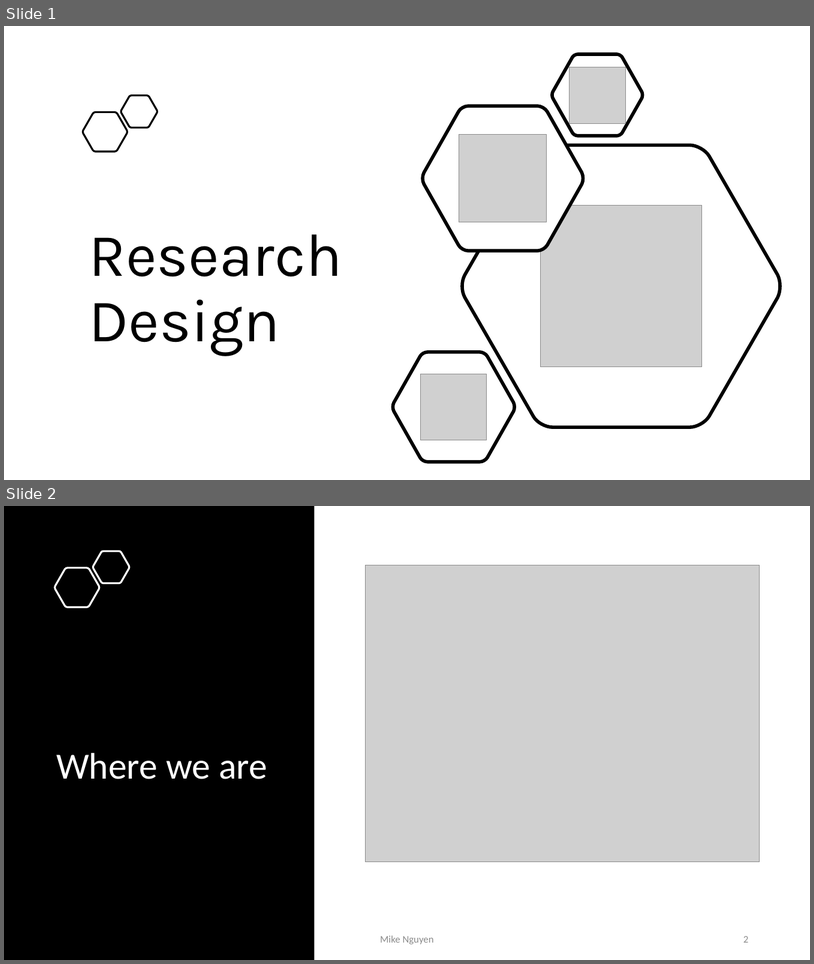
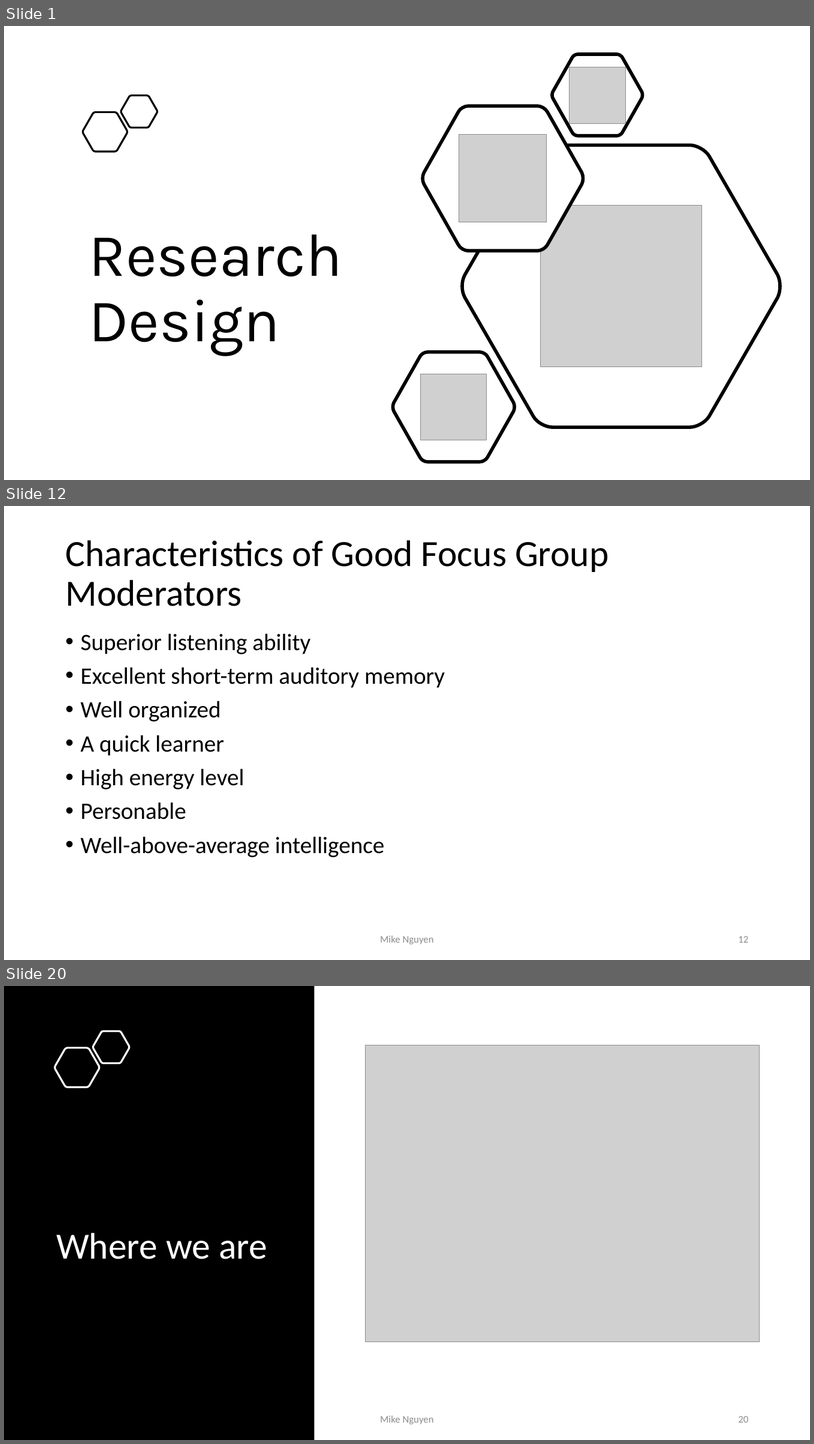
Before and after one commit to mikenguyen13/mar4050, a slide deck: lectures/2/Unit4_Research Design.pptx. Shown one above the other, each under a label of ours: slides 1 and 2 before the commit, slides 1, 12 and 20 after it; the slides between them are not shown. The pictures are 814x964 and 814x1444 pixels, drawn with LibreOffice and Linux fonts; fonts in the diff are those of the drawing; grey boxes stand for pictures. Boxes give left, top, right and bottom in pixels: in the first picture for what was removed or moved away, otherwise in the second. Text is boxed around its words. In the diff, an @@ line names an element or a change of style, - is before the commit and + after.

```diff
--- a/lectures/2/Unit4_Research Design.pptx
+++ b/lectures/2/Unit4_Research Design.pptx
@@ slide 12 added at (x1=4, y1=506, x2=810, y2=960), background #FFFFFF @@
@@ title added at (x1=65, y1=540, x2=609, y2=606), 44 pt, text #000000 @@
+Characteristics of Good Focus Group Moderators
@@ text added at (x1=81, y1=633, x2=445, y2=857), 28 pt, text #000000 @@
+• Superior listening ability
+• Excellent short-term auditory memory
+• Well organized
+• A quick learner
+• High energy level
+• Personable
+• Well-above-average intelligence
@@ text added at (x1=380, y1=935, x2=434, y2=944), 12 pt, text #8C8C8C @@
+Mike Nguyen
@@ page number added at (x1=738, y1=936, x2=749, y2=942), 12 pt, text #8C8C8C @@
+12
@@ what was slide 2 is now slide 20 @@
@@ page number at (x1=738, y1=1416, x2=749, y2=1422): text changed @@
-2
+20
```
Also in this commit, not shown: 17 other slides added, 9 other files.
